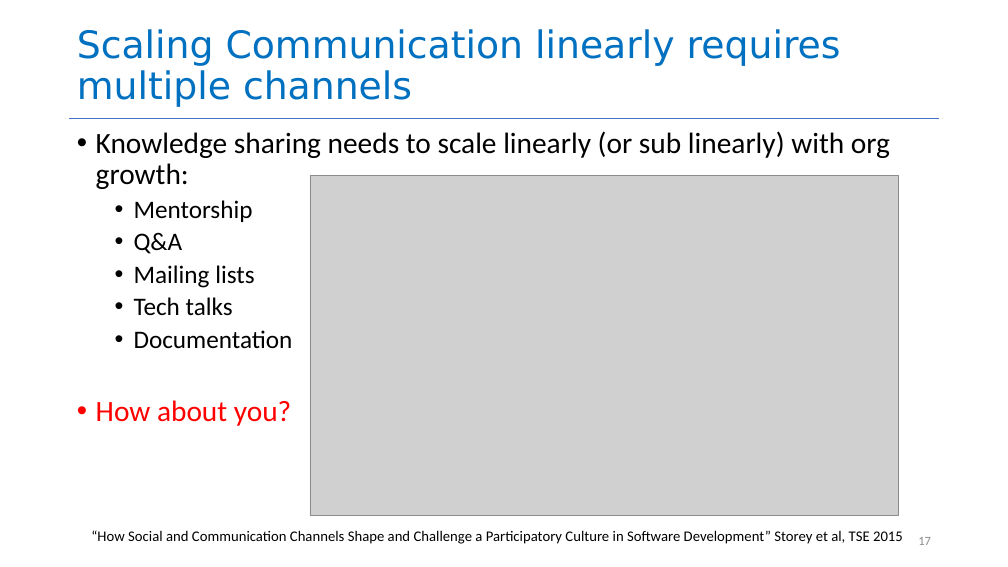
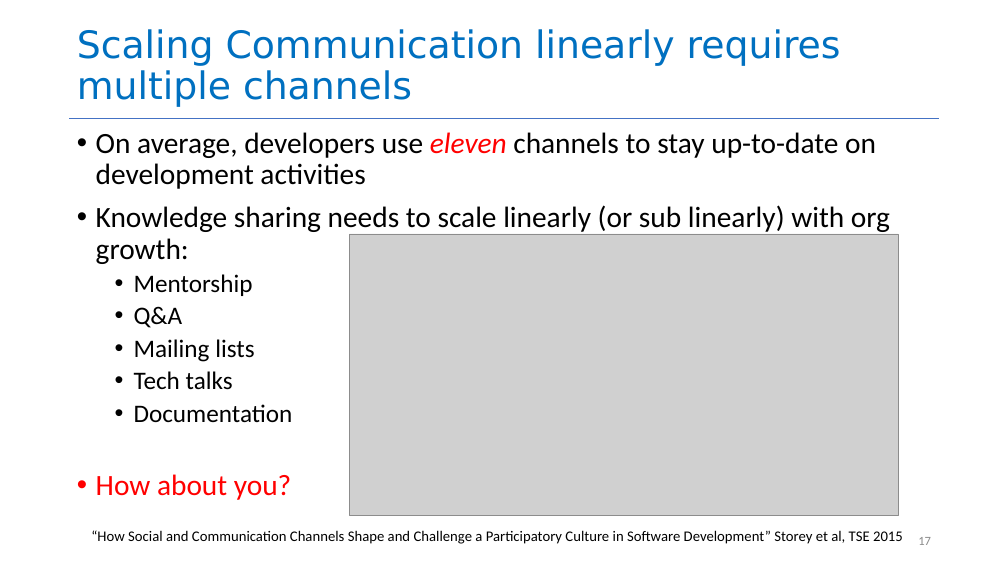
Before and after one commit to neu-se/CS4530-Fall-2026, a slide deck: slide 17 of Slides/Module 07.2 Teams.pptx. Drawn at 1008x567 pixels with LibreOffice and Linux fonts; fonts in the diff are those of the drawing; grey boxes stand for pictures. Boxes give left, top, right and bottom in pixels: in the first picture for what was removed or moved away, otherwise in the second. Text is boxed around its words. In the diff, an @@ line names an element or a change of style, - is before the commit and + after.

```diff
--- a/Slides/Module 07.2 Teams.pptx
+++ b/Slides/Module 07.2 Teams.pptx
@@ text at bbox=[96, 132, 876, 189]: paragraph added @@
+• On average, developers use eleven channels to stay up-to-date on development activities
@@ picture: place and size @@
-picture at bbox=[310, 175, 898, 515]
+picture at bbox=[349, 234, 898, 515]
```
Also in this commit, not shown: 12 other slides changed, 3 slides added, 3 slides removed, 6 other files.
